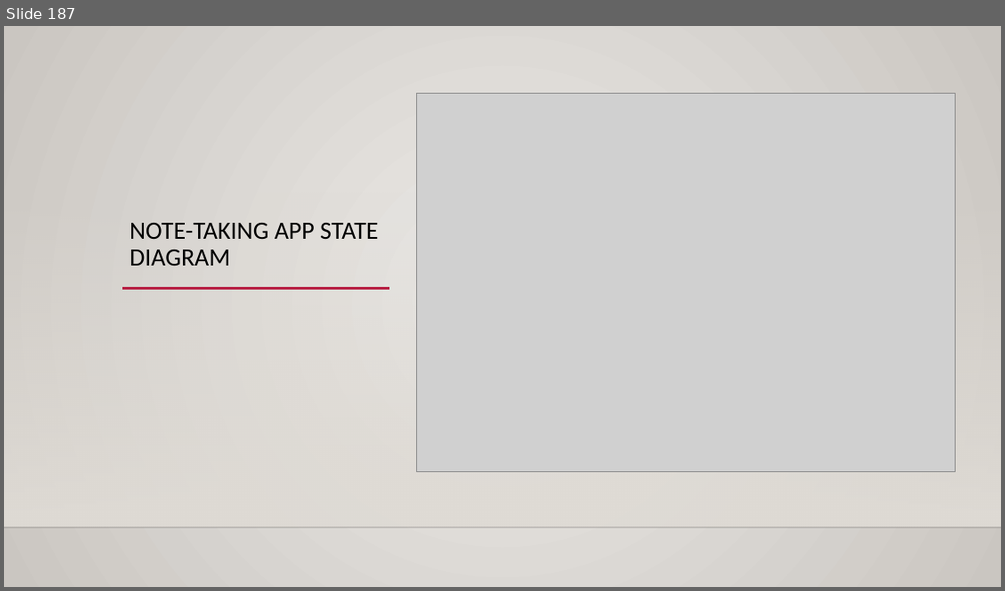
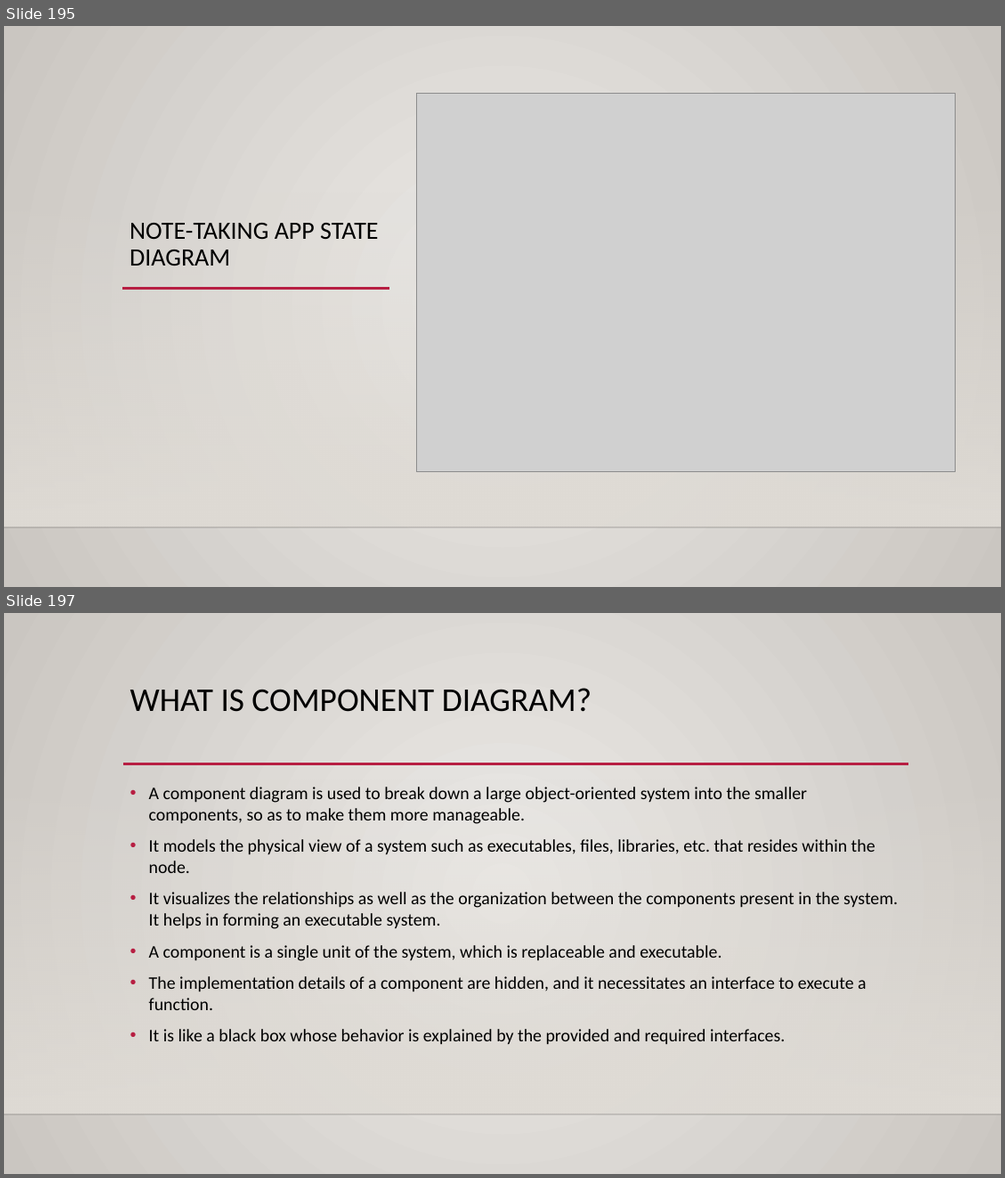
Before and after one commit to joydip-git/siemens-ooad-uml-25thaugust, a slide deck: presentation/OOAD and uml.pptx. Shown one above the other, each under a label of ours: slide 187 before the commit, slides 195 and 197 after it; the slides between them are not shown. The pictures are 1005x591 and 1005x1178 pixels, drawn with LibreOffice and Linux fonts; fonts in the diff are those of the drawing; grey boxes stand for pictures; background and template pictures are left out. Boxes give left, top, right and bottom in pixels: in the first picture for what was removed or moved away, otherwise in the second. Text is boxed around its words. In the diff, an @@ line names an element or a change of style, - is before the commit and + after.

```diff
--- a/presentation/OOAD and uml.pptx
+++ b/presentation/OOAD and uml.pptx
@@ slide 197 added at box(4, 613, 1001, 1174), background gradient #ECEAE7 to #CAC7C1; not listed: 2 template elements that a slide beside it also shows @@
@@ title added at box(130, 688, 591, 712), 32 pt, text #000000 @@
+WHAT IS COMPONENT DIAGRAM?
@@ line added from (123, 764) to (909, 764), #B71E42 2.5 pt @@
@@ text added at box(149, 787, 898, 1045), 17 pt, text #000000 @@
+• A component diagram is used to break down a large object-oriented system into the smaller components, so as to make them more manageable.
+• It models the physical view of a system such as executables, files, libraries, etc. that resides within the node.
+• It visualizes the relationships as well as the organization between the components present in the system. It helps in forming an executable system.
+• A component is a single unit of the system, which is replaceable and executable.
+• The implementation details of a component are hidden, and it necessitates an interface to execute a function.
+• It is like a black box whose behavior is explained by the provided and required interfaces.
@@ what was slide 187 is now slide 195 @@
```
Also in this commit, not shown: 19 other slides added.
